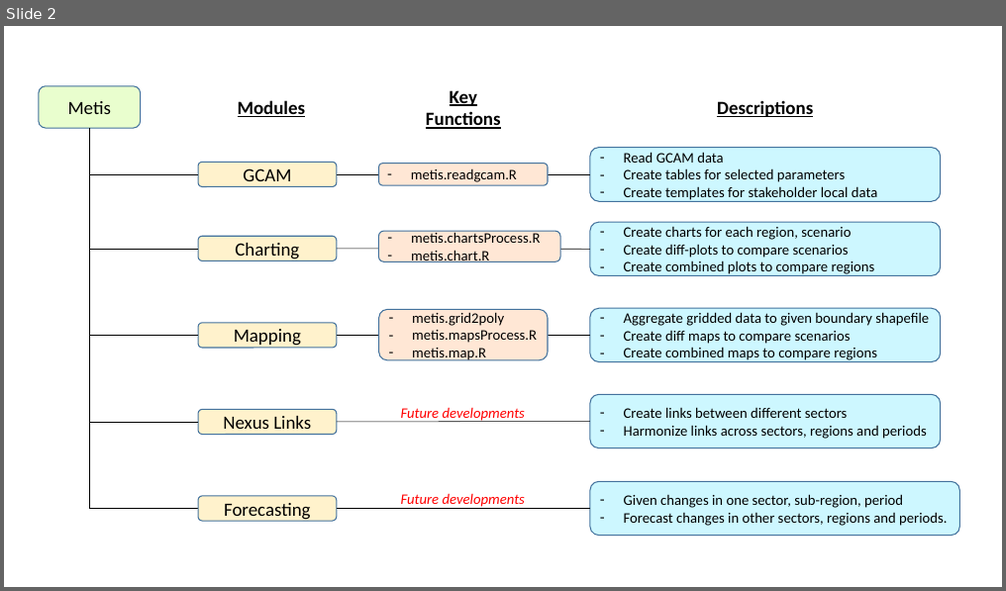
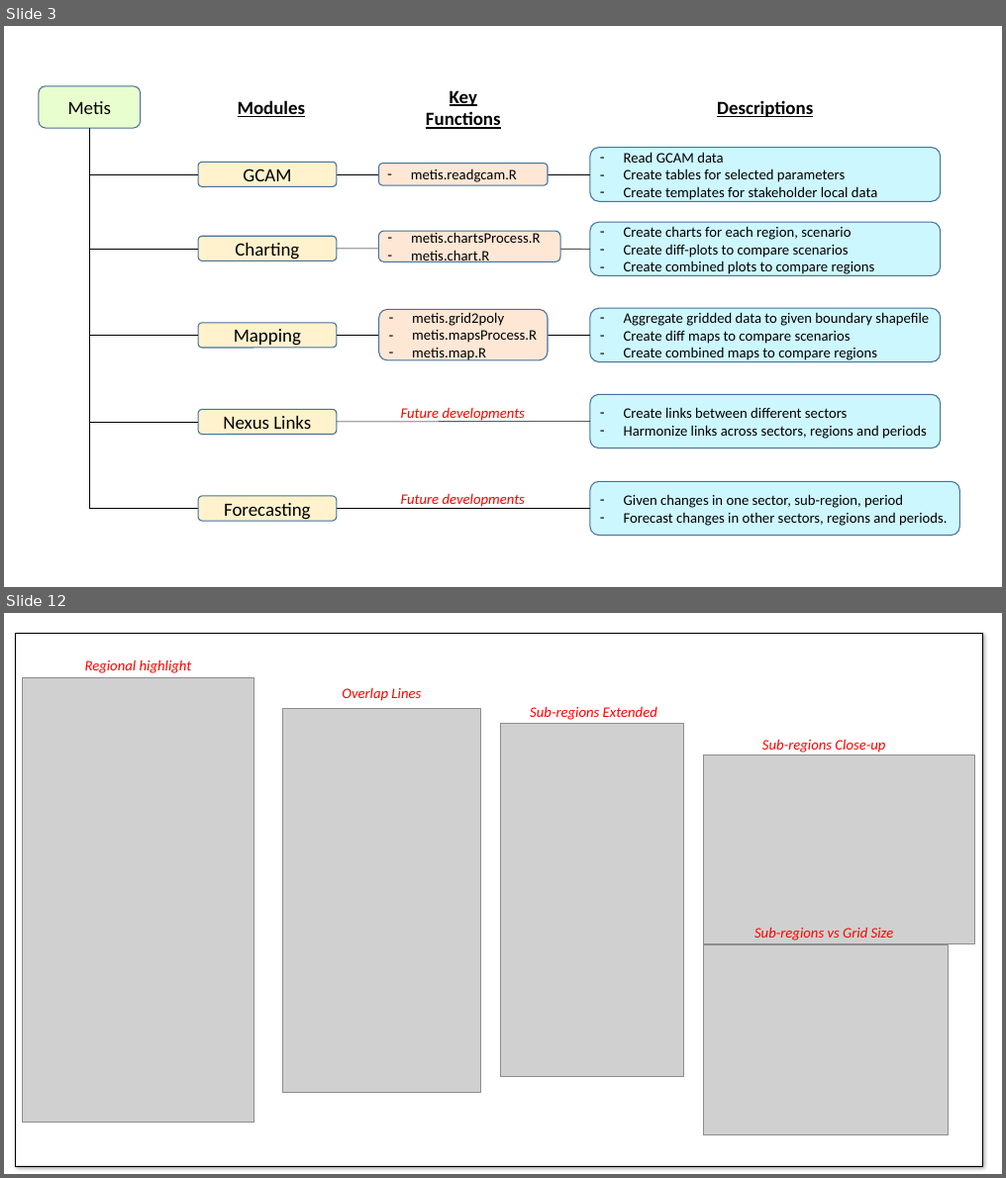
Before and after one commit to JGCRI/metis, a slide deck: READMEfigs/READMEfigs.pptx. Shown one above the other, each under a label of ours: slide 2 before the commit, slides 3 and 12 after it; the slides between them are not shown. The pictures are 1006x591 and 1006x1178 pixels, drawn with LibreOffice and Linux fonts; fonts in the diff are those of the drawing; grey boxes stand for pictures. Boxes give left, top, right and bottom in pixels: in the first picture for what was removed or moved away, otherwise in the second. Text is boxed around its words. In the diff, an @@ line names an element or a change of style, - is before the commit and + after.

```diff
--- a/READMEfigs/READMEfigs.pptx
+++ b/READMEfigs/READMEfigs.pptx
@@ slide 12 added at box(4, 613, 1002, 1174), background #FFFFFF @@
@@ rectangle added at box(15, 633, 982, 1166), fill #FFFFFF, outline #000000 0.25 pt @@
@@ rounded rectangle added at box(4, 653, 285, 678), 14 pt, text #FF0000, italic @@
+Regional highlight
@@ picture added at box(23, 678, 254, 1123) @@
@@ rounded rectangle added at box(235, 680, 529, 706), 14 pt, text #FF0000, italic @@
+Overlap Lines
@@ picture added at box(283, 708, 481, 1092) @@
@@ picture added at box(500, 724, 684, 1077) @@
@@ text added at box(530, 706, 657, 720), 14 pt, text #FF0000, italic @@
+Sub-regions Extended
@@ rounded rectangle added at box(677, 731, 971, 757), 14 pt, text #FF0000, italic @@
+Sub-regions Close-up
@@ picture added at box(704, 756, 974, 944) @@
@@ text added at box(754, 927, 894, 941), 14 pt, text #FF0000, italic @@
+Sub-regions vs Grid Size
@@ picture added at box(704, 946, 948, 1136) @@
@@ what was slide 2 is now slide 3 @@
```
Also in this commit, not shown: 3 slides changed, 9 other slides added, 2 slides removed, 35 other files.
